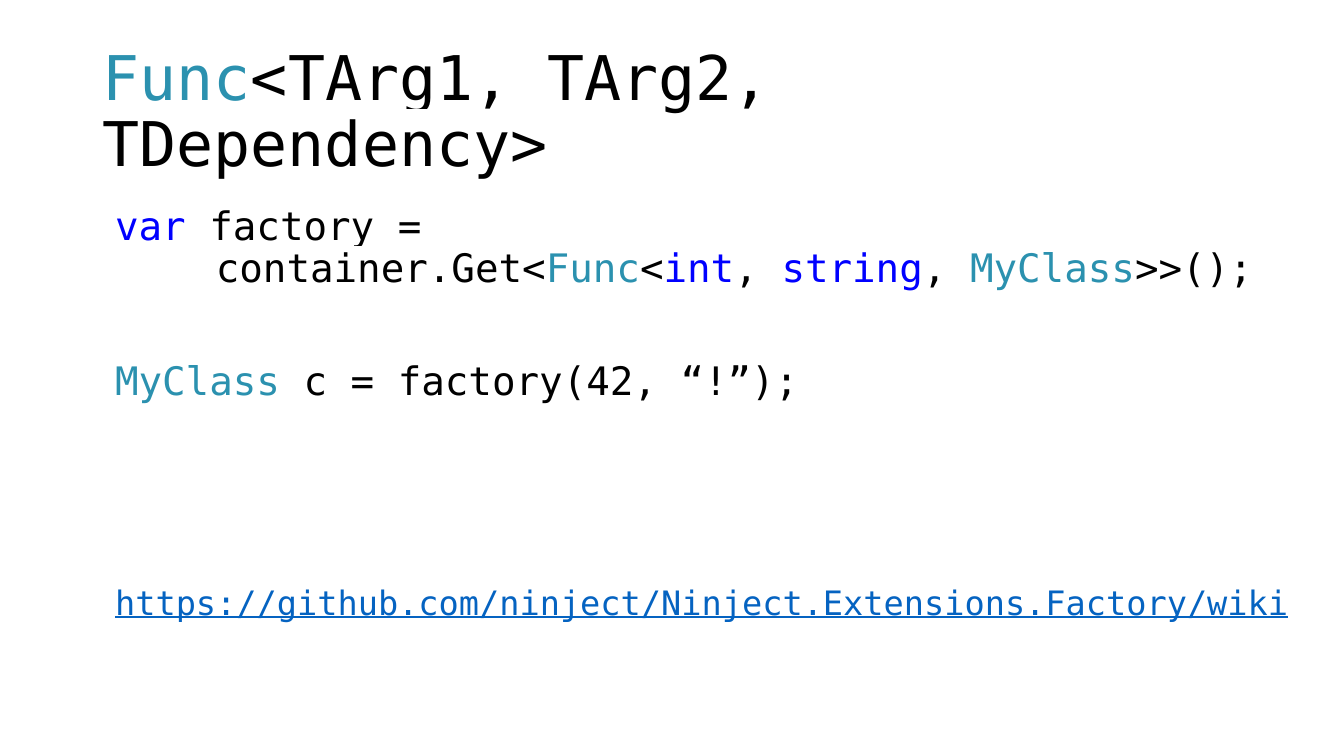
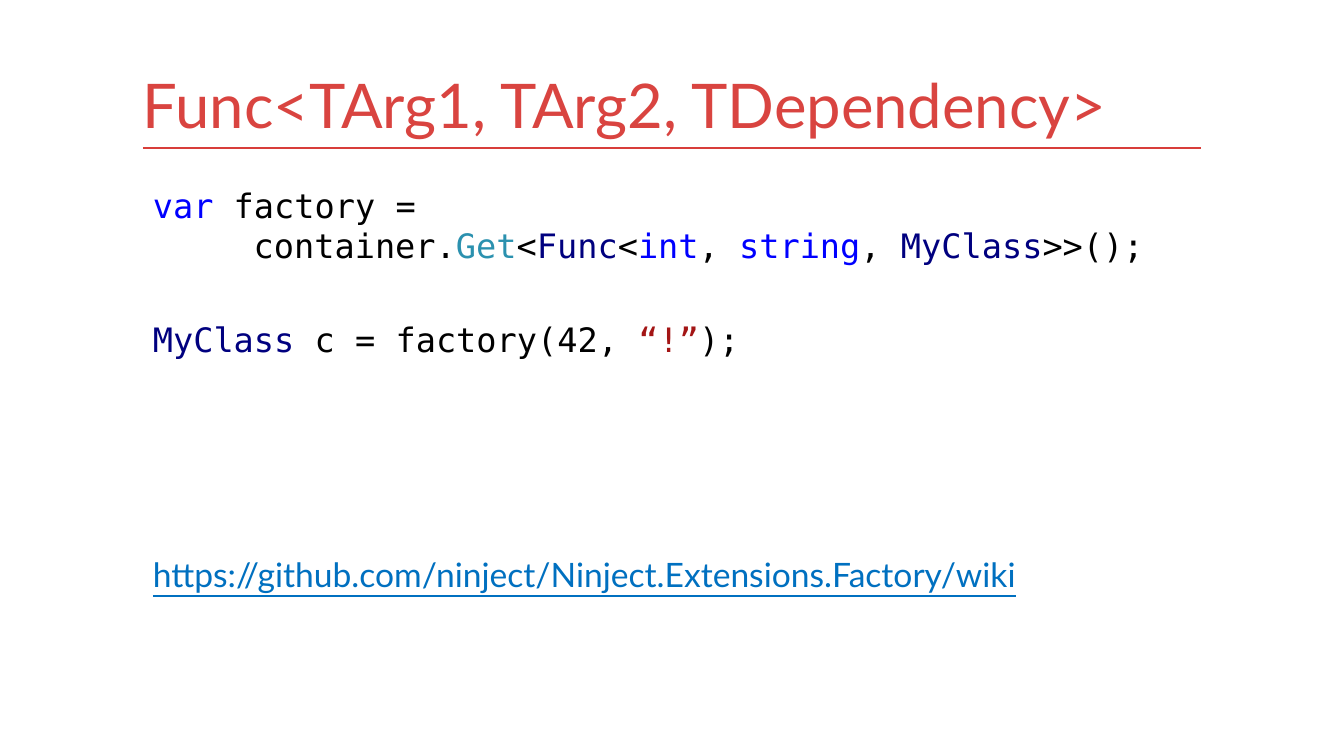
Before and after one commit to kontur-courses/di, a slide deck: slide 14 of di.pptx (slide 15 before the commit). Drawn at 1344x756 pixels with LibreOffice and Linux fonts; fonts in the diff are those of the drawing. Boxes give left, top, right and bottom in pixels: in the first picture for what was removed or moved away, otherwise in the second. Text is boxed around its words. In the diff, an @@ line names an element or a change of style, - is before the commit and + after.

```diff
--- a/di.pptx
+++ b/di.pptx
@@ title "Func<TArg1, TArg2, TDependency>": place and size @@
-title "Func<TArg1, TArg2, TDependency>" at [102,54,770,179]
+title "Func<TArg1, TArg2, TDependency>" at [143,82,1106,140]
@@ title "Func<TArg1, TArg2, TDependency>" at [143,82,1106,140]: font DejaVu Sans Mono to Lato, highlight #FFFFFF to none; text colour #2B91AF to #D94440 in "Func<TArg1,"; text colour #000000 to #D94440 in "Func<TArg1, TArg2, TDependency>"; line spacing 0.9 to 1; vertical alignment middle to bottom @@
@@ line added from (143, 148) to (1202, 148), #D83F3B 1 pt @@
@@ text "var factory = container.Get<Func<int, string, ...": place and size @@
-text "var factory = container.Get<Func<int, string, ..." at [115,210,1288,623]
+text "var factory = container.Get<Func<int, string, ..." at [153,192,1144,593]
@@ text "var factory = container.Get<Func<int, string, ..." at [153,192,1144,593]: size 28 to 24 pt in "var factory = container.Get<Func<int, string, MyClass>>();", "MyClass c = factory(42, “!”);"; text colour #000000 to #2B91AF in "container.Get<Func<int,"; text colour #2B91AF to #00007F in "container.Get<Func<int, MyClass>>();", "MyClass"; highlight #FFFFFF to none; text colour #000000 to #A31515 in "“!”);"; font DejaVu Sans Mono to Lato, text colour #0563C1 to #0070C0 in "https://github.com/ninject/Ninject.Extensions.Factory/wiki"; line spacing 0.9 to 1; less space between paragraphs @@
```
Also in this commit, not shown: 14 other slides changed, 1 slide removed, 2 other files.
